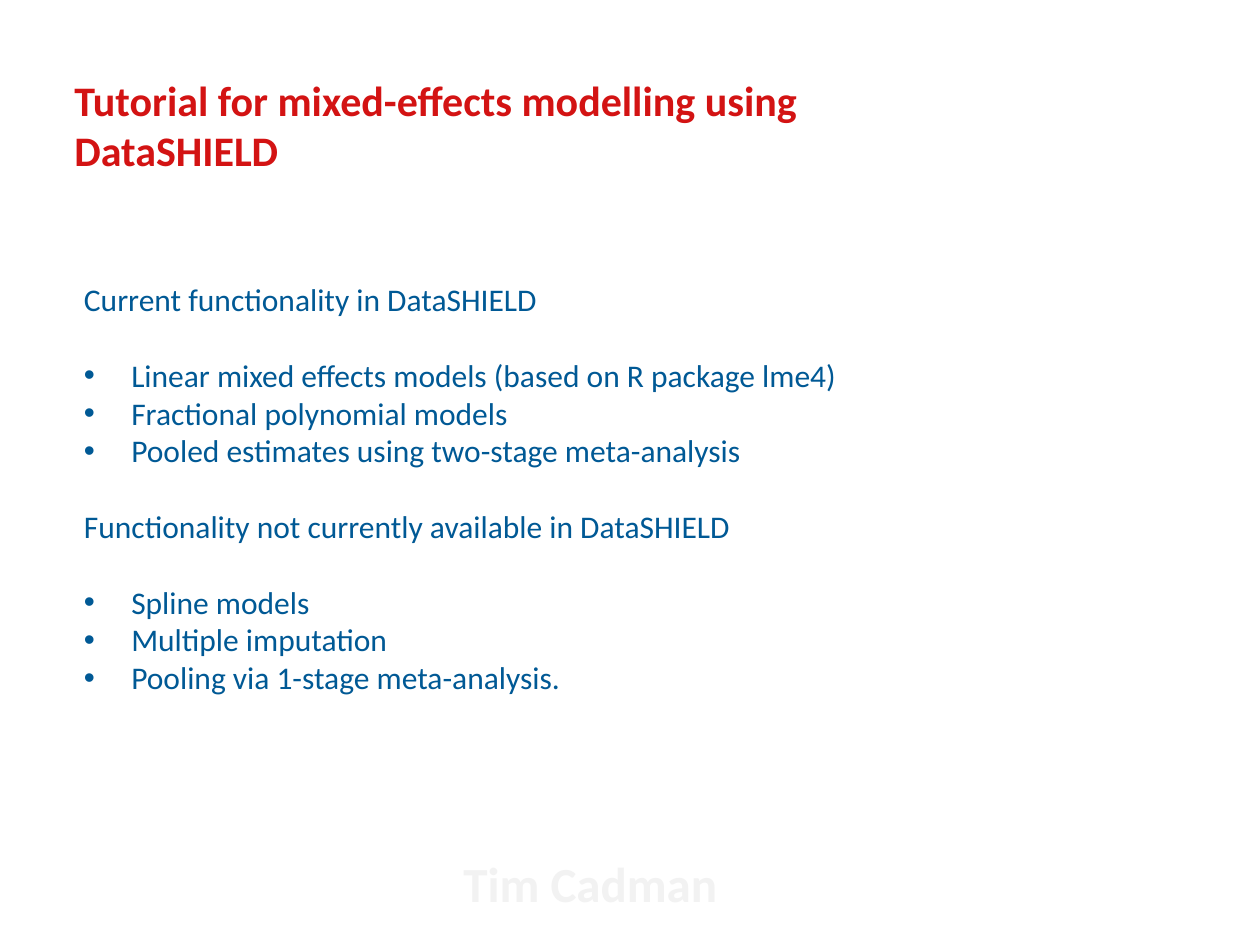
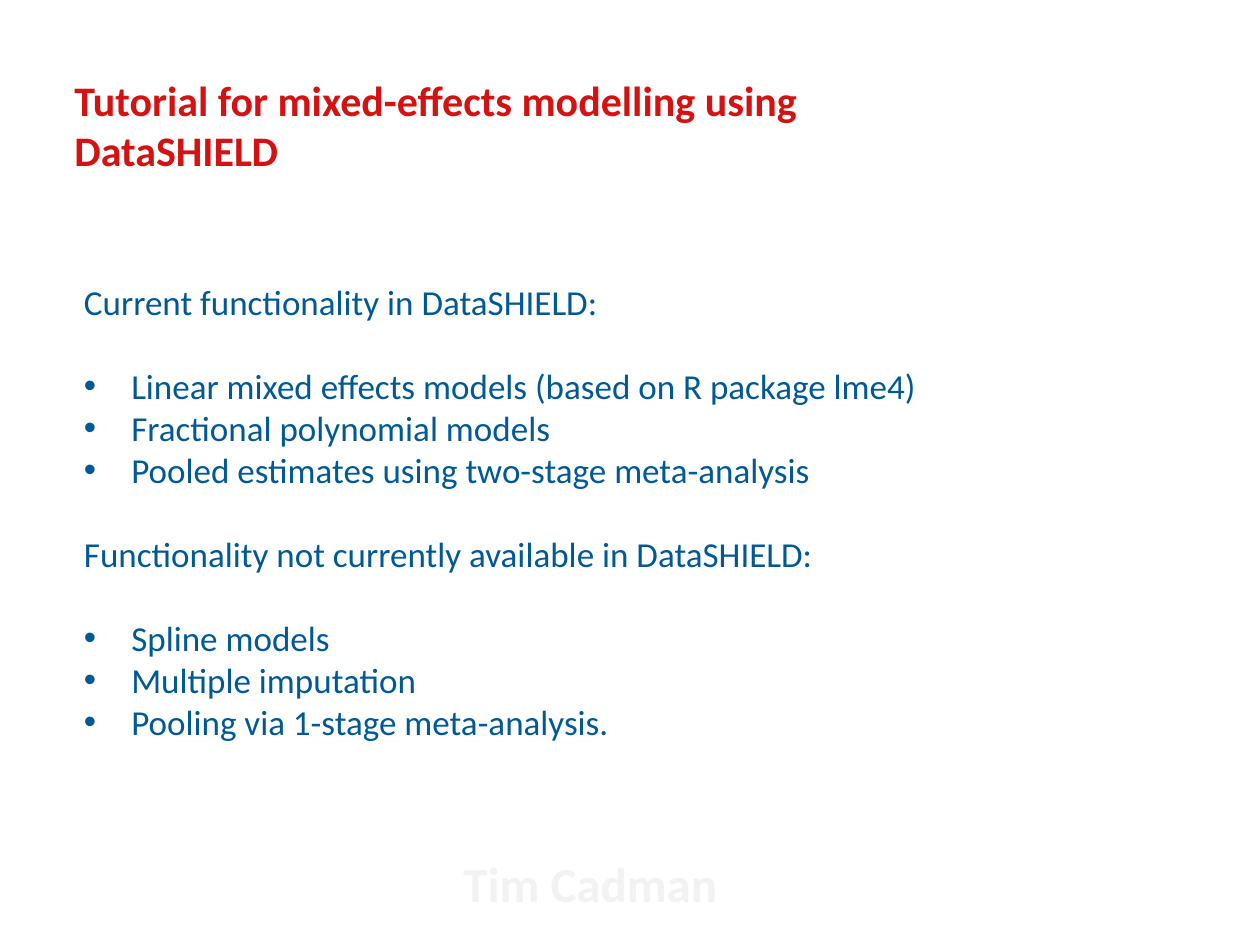
Before and after one commit to lifecycle-project/trajectories-tutorial, a slide deck: slide 2 of presentations/ga-may-21/mlm-ds-tutorial.pptx. Drawn at 1260x945 pixels with LibreOffice and Linux fonts; fonts in the diff are those of the drawing; background and template pictures are left out. Boxes give left, top, right and bottom in pixels: in the first picture for what was removed or moved away, otherwise in the second. Text is boxed around its words. In the diff, an @@ line names an element or a change of style, - is before the commit and + after.

```diff
--- a/presentations/ga-may-21/mlm-ds-tutorial.pptx
+++ b/presentations/ga-may-21/mlm-ds-tutorial.pptx
@@ text at (84,290,598,321): text changed; size 18 to 20 pt @@
-Current functionality in DataSHIELD
+Current functionality in DataSHIELD:
@@ text at (131,373,916,741): size 18 to 20 pt in "Linear mixed effects models (based on R ...", "Fractional polynomial models", "Pooled estimates using two-stage meta-analysis", "Spline models" and 2 more places @@
@@ text at (84,542,812,573): text changed; size 18 to 20 pt @@
-Functionality not currently available in DataSHIELD
+Functionality not currently available in DataSHIELD:
```
Also in this commit, not shown: 1 other slide changed, 4 other files.
